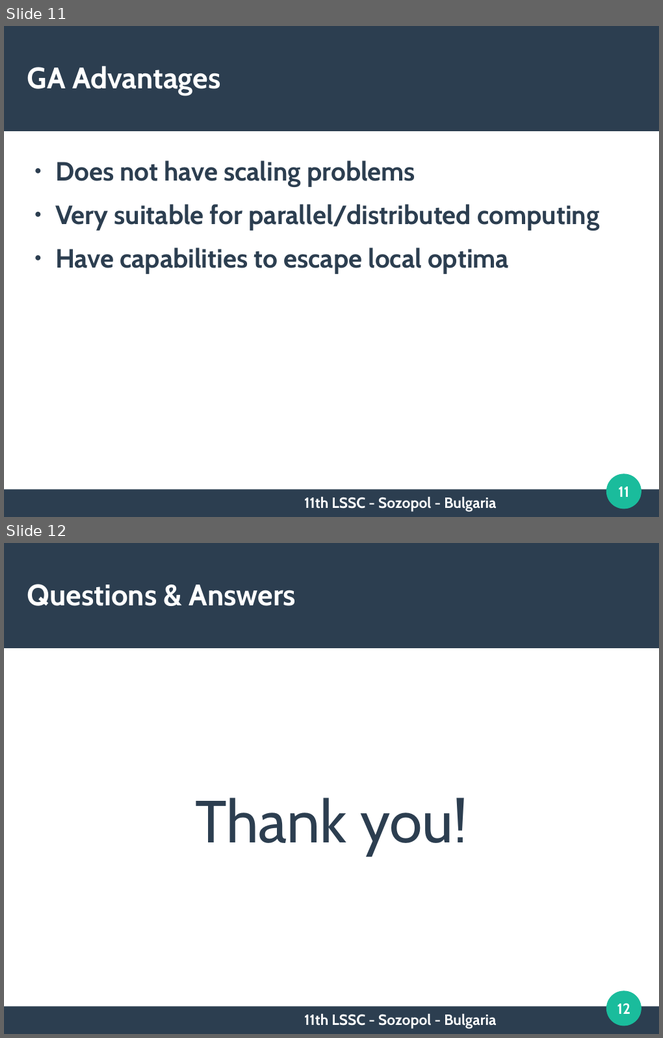
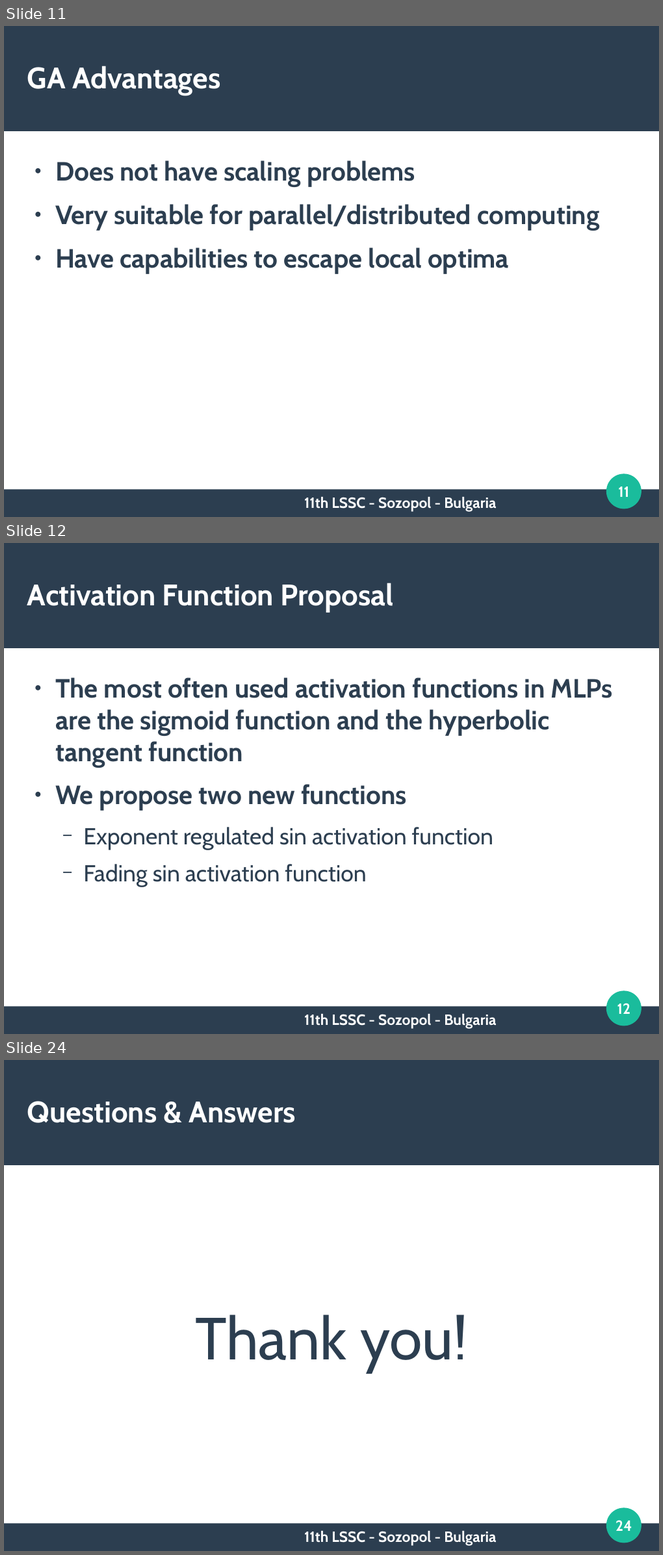
Before and after one commit to TodorBalabanov/Large-Scale-Scientific-Computations-2017, a slide deck: HybridApproachBasedOnCombinationOfBackpropagationAndEvolutionaryAlgorithmsForArtificialNeuralNetworksTrainingByUsingMobileDevicesInDistributedComputingEnvironment.odp. Shown one above the other, each under a label of ours: slides 11 and 12 before the commit, slides 11, 12 and 24 after it; the slides between them are not shown. The pictures are 663x1038 and 663x1555 pixels, drawn with LibreOffice and Linux fonts; fonts in the diff are those of the drawing; background and template pictures are left out. Boxes give left, top, right and bottom in pixels: in the first picture for what was removed or moved away, otherwise in the second. Text is boxed around its words. In the diff, an @@ line names an element or a change of style, - is before the commit and + after.

```diff
--- a/HybridApproachBasedOnCombinationOfBackpropagationAndEvolutionaryAlgorithmsForArtificialNeuralNetworksTrainingByUsingMobileDevicesInDistributedComputingEnvironment.odp
+++ b/HybridApproachBasedOnCombinationOfBackpropagationAndEvolutionaryAlgorithmsForArtificialNeuralNetworksTrainingByUsingMobileDevicesInDistributedComputingEnvironment.odp
@@ slide 12 added at (4,543,659,1034), background #FFFFFF; not listed: 3 template elements that a slide beside it also shows @@
@@ title added at (27,583,393,613), 36 pt, text #FFFFFF, bold @@
+Activation Function Proposal
@@ text added at (55,678,613,887), 32 pt, text #2C3E50, bold @@
+● The most often used activation functions in MLPs are the sigmoid function and the hyperbolic tangent function
+● We propose two new functions
+  − Exponent regulated sin activation function
+  − Fading sin activation function
@@ page number added at (618,1003,631,1014), 18 pt, text #FFFFFF, bold @@
+12
@@ text added at (304,1014,496,1029), 18 pt, text #FFFFFF, bold @@
+11th LSSC - Sozopol - Bulgaria
@@ what was slide 12 is now slide 24 @@
@@ page number at (616,1520,632,1531): text changed @@
-12
+24
```
Also in this commit, not shown: 1 slide changed, 11 other slides added.
